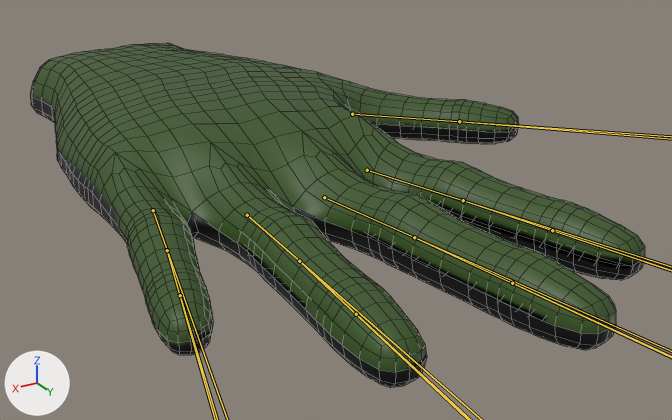
Two versions of the FBX model Assets/Imported/RightHand_model.fbx, one commit apart.
The view is the same before and after, from a 50 mm camera at (0.00976, 0.01917, 0.00764) aimed at (-0.00083, 0.00151, -0.00119). Every picture has the same lights, and +X, +Y and +Z are marked at lower left. The bones that change are drawn over the model as lines. Mesh edges are drawn as thin lines.

Objects in the first picture: 'Hand'.
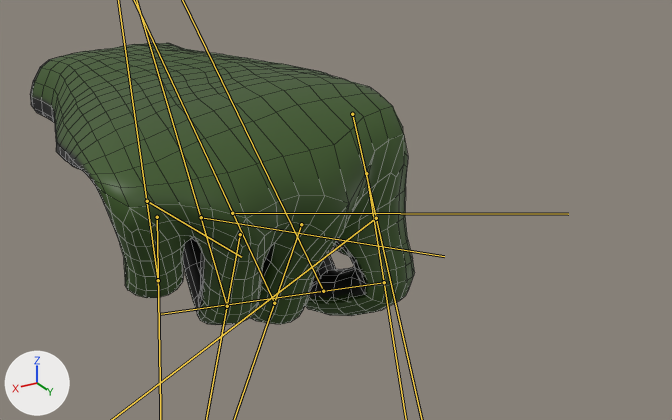
The newer file adds an action. The first version stands in its rest pose; the second is drawn at frame 1 of the action 'Grab.001'.

Pixel boxes (x1, y1, x2, y2) of what changed, in the pictures (672 x 420 px):
'Hand', posed (37% narrower, 18% shorter): before (30, 43, 645, 388); after (30, 43, 415, 325)

The change in detail:
Bone 'Bone.001' (bone_bone_001) moves from (0.0, 0.0, 0.0) to (0.0, -1e-05, -9e-05).
Bone 'Bone.001' (bone_bone_001) turns from (0, 0, 0) to (-77, 0, 0) degrees about its own x, y and z.
Bone 'Bone.002' (bone_bone_002) turns from (0, 0, 0) to (-77, 0, 0) degrees about its own x, y and z.
Bone 'Bone.003' (bone_bone_003) turns from (0, 0, 0) to (-77, 0, 0) degrees about its own x, y and z.
Bone 'Bone.004' (bone_bone_004) moves from (0.0, 0.0, 0.0) to (0.0, -0.00079, -0.0009).
Bone 'Bone.004' (bone_bone_004) turns from (0, 0, 0) to (-114, 0, 0) degrees about its own x, y and z.
Bone 'Bone.005' (bone_bone_005) turns from (0, 0, 0) to (-114, 0, 0) degrees about its own x, y and z.
Bone 'Bone.006' (bone_bone_006) turns from (0, 0, 0) to (-114, 0, 0) degrees about its own x, y and z.
Bone 'Bone.007' (bone_bone_007) moves from (0.0, 0.0, 0.0) to (0.0, -0.00041, -0.00061).
Bone 'Bone.007' (bone_bone_007) turns from (0, 0, 0) to (-114, 0, 0) degrees about its own x, y and z.
Bone 'Bone.008' (bone_bone_008) turns from (0, 0, 0) to (-114, 0, 0) degrees about its own x, y and z.
Bone 'Bone.009' (bone_bone_009) turns from (0, 0, 0) to (-114, 0, 0) degrees about its own x, y and z.
Bone 'Bone.010' (bone_bone_010) moves from (0.0, 0.0, 0.0) to (0.0, 0.00068, 0.00014).
Bone 'Bone.010' (bone_bone_010) turns from (0, 0, 0) to (-114, 0, 0) degrees about its own x, y and z.
Bone 'Bone.011' (bone_bone_011) turns from (0, 0, 0) to (-114, 0, 0) degrees about its own x, y and z.
Bone 'Bone.012' (bone_bone_012) turns from (0, 0, 0) to (-114, 0, 0) degrees about its own x, y and z.
Bone 'Bone.014' (bone_bone_014) turns from (0, 0, 0) to (-86, -22, 37) degrees about its own x, y and z.
Bone 'Bone.015' (bone_bone_015) turns from (0, 0, 0) to (-86, -22, 37) degrees about its own x, y and z.
